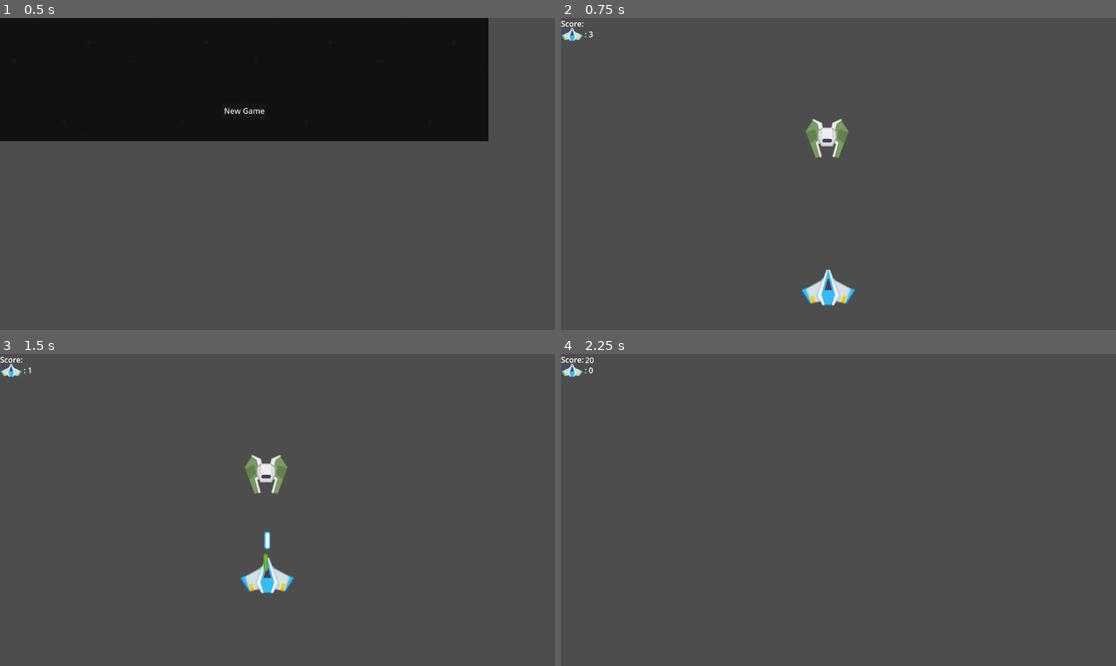
Above: before the commit, frames 1-4 (two rows, left to right).
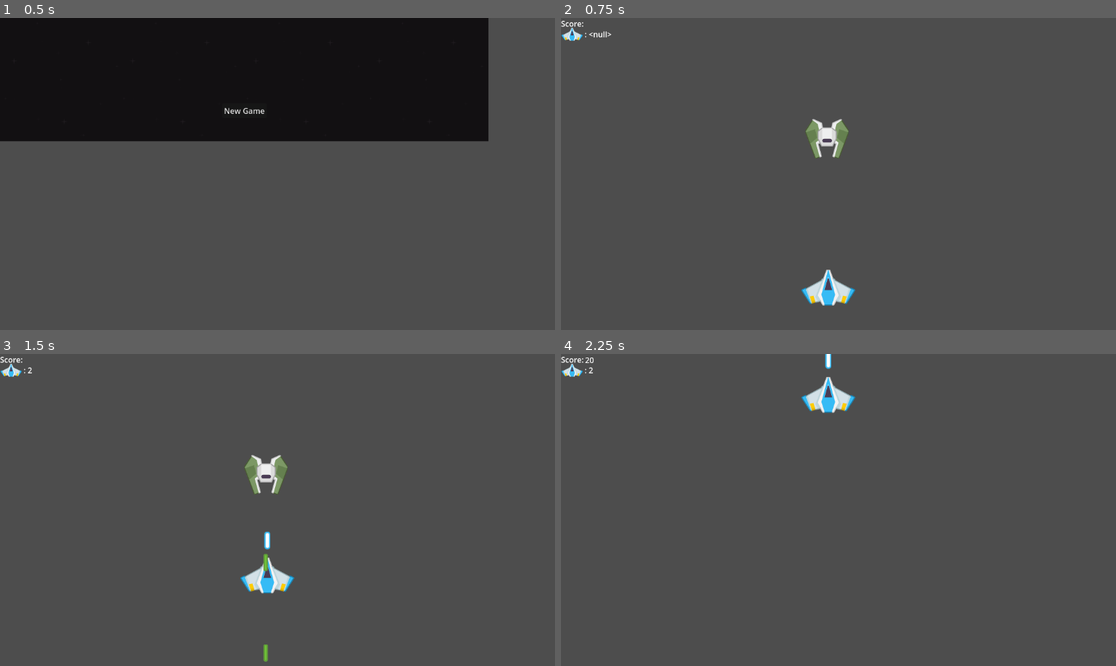
Above: after the commit, the same moments.

Repository: xPvtPancakes/space_shooter
Game: Godot game, scene res://Scenes/main_menu.tscn
Two runs of this game, one before a commit and one after it. Both use one fixed random seed, a clock stepped at 60 frames per second and the inputs below.
Inputs:
- Up to frame 1 (0.5 s): no input
- Up to frame 2 (0.75 s): click "New Game" at 0.5 s
- Up to frame 3 (1.5 s): hold W (Up) from 1.28 s (still down); tap Space (Space) at 1.35 s
- Up to frame 4 (2.25 s): keep holding W (Up); tap Space (Space) at 2.1 s

Frame 1 is identical in both runs. In frame 2, less than 0.1% of the frame differs, in the area x 5-10%, y 4-7%; in frame 3, less than 0.1%; in frame 4, 0.7%, in the area x 5-54%, y 0-19%.

Commit message:
don't die so fast
made player invulnerable for short time after being damaged

Diff:
--- a/Scenes/blue_ship.tscn
+++ b/Scenes/blue_ship.tscn
@@ -20,8 +20,12 @@
 [node name="CollisionPolygon2D" type="CollisionPolygon2D" parent="player_diameter"]
 polygon = PackedVector2Array(99, 103, 110, 103, 117, 123, 161, 144, 142, 175, 123, 169, 116, 179, 89, 179, 86, 172, 67, 176, 48, 144, 91, 122)
 
-[node name="CollisionPolygon2D" type="CollisionPolygon2D" parent="."]
+[node name="DamagePolygon" type="CollisionPolygon2D" parent="."]
 polygon = PackedVector2Array(100, 106, 109, 106, 113, 129, 152, 146, 138, 167, 120, 163, 111, 169, 94, 172, 88, 167, 71, 168, 59, 146, 94, 129)
+
+[node name="Iframe_Timer" type="Timer" parent="."]
+wait_time = 3.0
 
 [connection signal="area_entered" from="player_diameter" to="." method="_on_player_diameter_area_entered"]
 [connection signal="body_entered" from="player_diameter" to="." method="_on_area_2d_body_entered"]
+[connection signal="timeout" from="Iframe_Timer" to="." method="_on_timer_timeout"]
--- a/Scripts/blue_ship.gd
+++ b/Scripts/blue_ship.gd
@@ -33,5 +33,14 @@
 func _on_player_damage(hp_change):
 	health += hp_change
 	PlayerVariables.emit_signal("player_health", health)
+	$DamagePolygon.set_deferred("disabled", true)
 	if health <= 0:
 		queue_free()
+	$Iframe_Timer.start()
+
+
+
+
+func _on_timer_timeout():
+	$DamagePolygon.set_deferred("disabled", false)
+	print("enabled")
--- a/Scripts/game.gd
+++ b/Scripts/game.gd
@@ -1,7 +1,7 @@
 extends Node2D
 
-var player_health = 3
-var max_health = 3
+var player_health
+
 var score = 0
 signal hp_change
 
